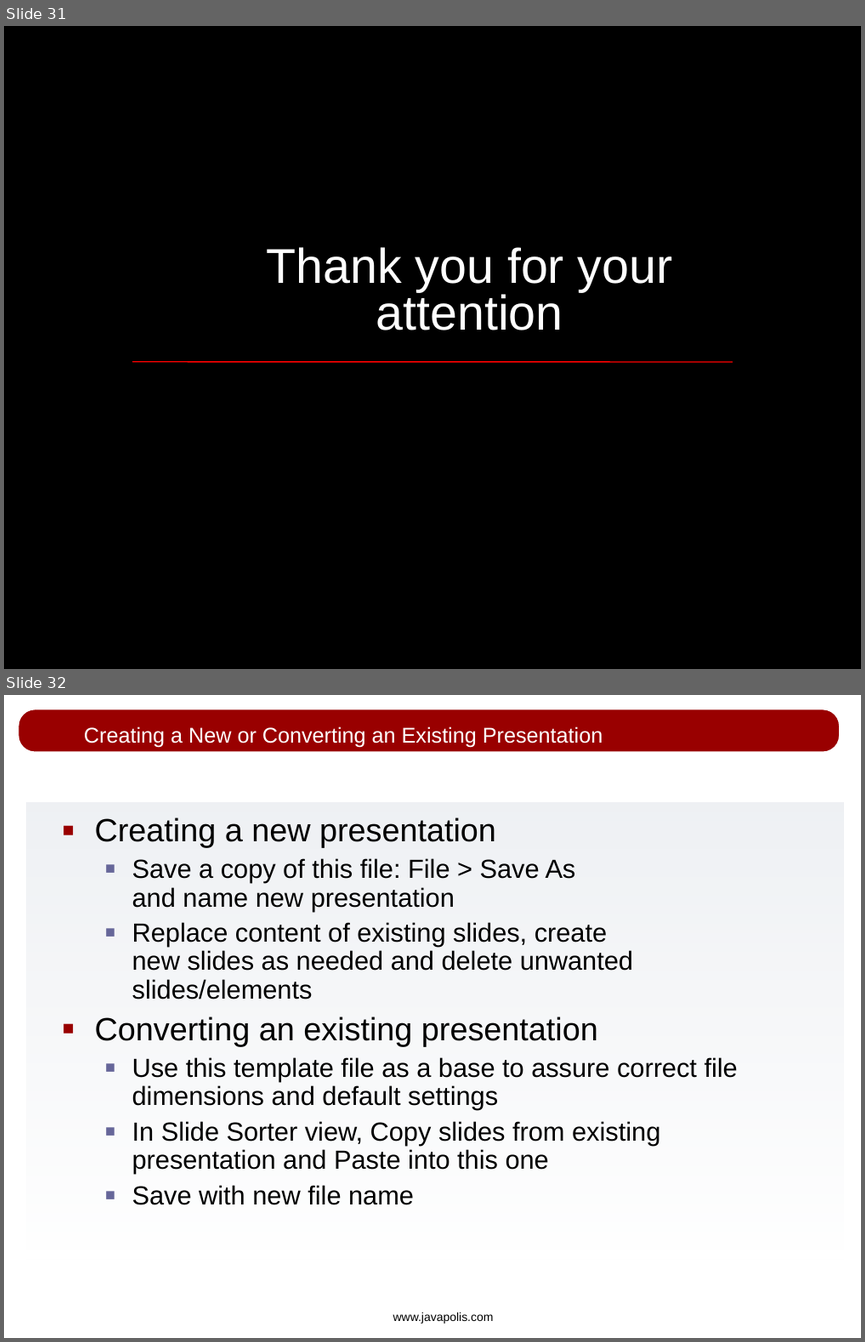
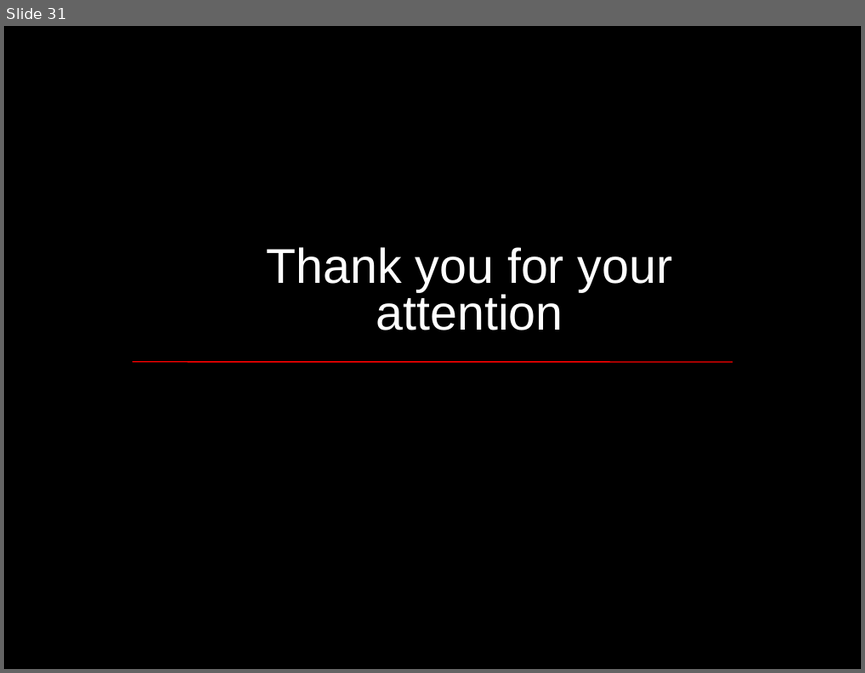
Before and after one commit to apache/incubator-kie-optaplanner, a slide deck: drools-solver/src/presentations/drools-solver_javapolis_2007.odp. Shown one above the other, each under a label of ours: slides 31 and 32 before the commit, slide 31 after it. The pictures are 865x1342 and 865x673 pixels, drawn with LibreOffice and Linux fonts; fonts in the diff are those of the drawing; background and template pictures are left out. Boxes give left, top, right and bottom in pixels: in the first picture for what was removed or moved away, otherwise in the second. Text is boxed around its words. In the diff, an @@ line names an element or a change of style, - is before the commit and + after.

```diff
--- a/drools-solver/src/presentations/drools-solver_javapolis_2007.odp
+++ b/drools-solver/src/presentations/drools-solver_javapolis_2007.odp
@@ slide 32 removed at [4,695,861,1338], background #FFFFFF @@
@@ rounded rectangle removed at [18,709,840,753] @@
@@ title removed at [84,726,602,748] @@
-Creating a New or Converting an Existing Presentation
@@ rectangle removed at [26,802,844,1259] @@
@@ text removed at [95,817,738,1205] @@
-■ Creating a new presentation
-  ■ Save a copy of this file: File > Save As
-    and name new presentation
-  ■ Replace content of existing slides, create
-    new slides as needed and delete unwanted slides/elements
-■ Converting an existing presentation
-  ■ Use this template file as a base to assure correct file dimensions and default settings
-  ■ In Slide Sorter view, Copy slides from existing presentation and Paste into this one
-  ■ Save with new file name
@@ text removed at [393,1312,494,1323] @@
-www.javapolis.com
```
Also in this commit, not shown: 3 slides changed, 7 other slides removed.
